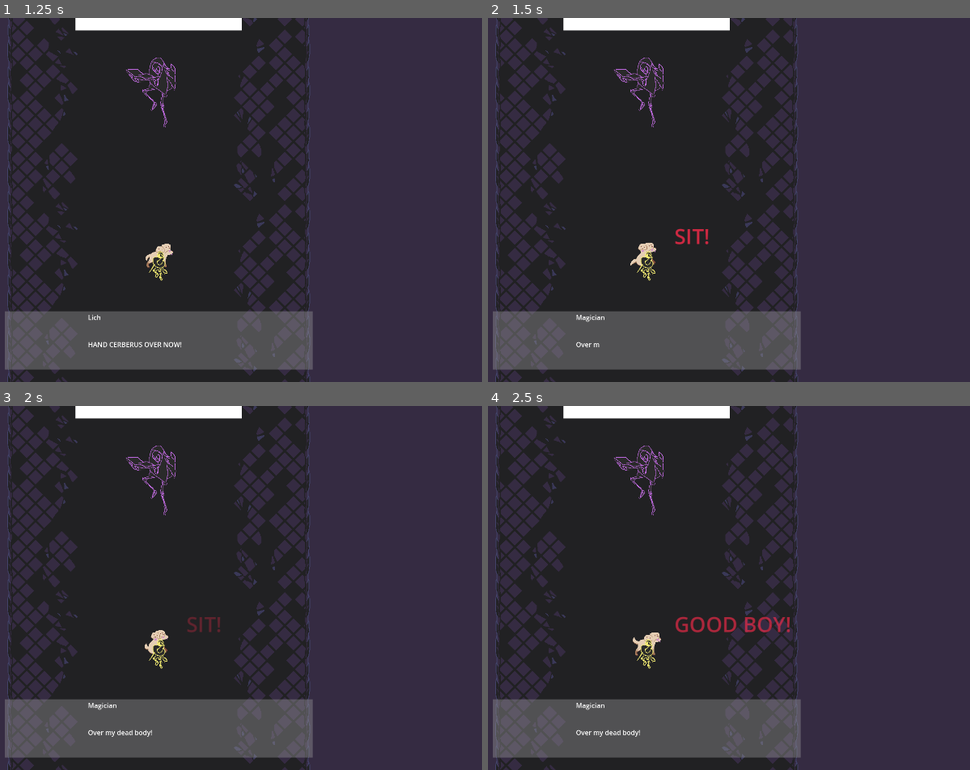
Above: before the commit, frames 1-4 (two rows, left to right).
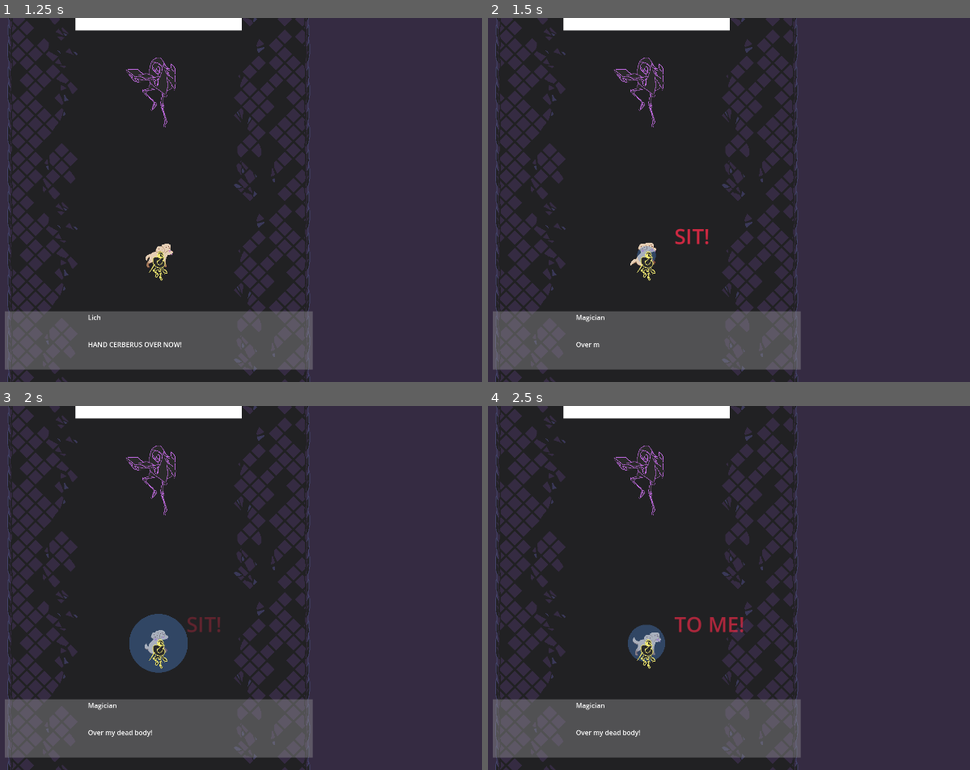
Above: after the commit, the same moments.

Repository: JeppeLindberg/toxic-terror
Game: Godot game, scene res://scenes/main.tscn
The game is run twice, just before and just after one commit, with the same random seed, the same clock (stepped at 60 frames per second) and the same inputs.
Inputs:
- Up to frame 1 (1.25 s): tap Enter (interact) at 0.5 s; hold D (move_right) from 0.53 s (still down); hold Shift (improve_accuracy) from 0.53 s (still down)
- Up to frame 2 (1.5 s): tap Space (sit) at 1.25 s; release D (move_right) at 1.28 s; release Shift (improve_accuracy) at 1.28 s; hold S (move_down) from 1.28 s (still down); tap Enter (interact) at 1.35 s
- Up to frame 3 (2 s): keep holding S (move_down)
- Up to frame 4 (2.5 s): release S (move_down) at 2.03 s; hold D (move_right) from 2.03 s (still down); tap Space (sit) at 2.1 s

Frame 1 is identical in both runs. In frame 2, 0.1% of the frame differs, in the area x 30-35%, y 62-68%; in frame 3, 1.4%, in the area x 26-39%, y 57-74%; in frame 4, 1.1%.

Commit message:
progress

Diff:
--- a/prefabs/good_boy.tscn
+++ b/prefabs/good_boy.tscn
@@ -13,6 +13,6 @@
 offset_right = 152.0
 offset_bottom = -38.0
 theme_override_font_sizes/font_size = 50
-text = "GOOD BOY!"
+text = "TO ME!"
 horizontal_alignment = 1
 vertical_alignment = 1
--- a/scenes/main.tscn
+++ b/scenes/main.tscn
@@ -25,9 +25,12 @@
 [ext_resource type="Script" uid="uid://d2nif65d6fvwf" path="res://scripts/ui.gd" id="17_dp3eg"]
 [ext_resource type="Script" uid="uid://c416j0e44w7a7" path="res://scripts/enemy_health.gd" id="17_muem4"]
 [ext_resource type="Script" uid="uid://d1toqyalpknij" path="res://scripts/dialog.gd" id="21_jscy8"]
+[ext_resource type="Texture2D" uid="uid://d27hxcau72sad" path="res://sprites/big_circle_player.png" id="21_tel4y"]
 [ext_resource type="Script" uid="uid://5jrj21aaky1v" path="res://scripts/richtext.gd" id="22_pm3ni"]
 [ext_resource type="Texture2D" uid="uid://c1x058ge8g0h6" path="res://sprites/dog_idle.png" id="22_vxglm"]
 [ext_resource type="Texture2D" uid="uid://btjuo4imics5n" path="res://sprites/dog_sit.png" id="23_2f3dj"]
+[ext_resource type="Texture2D" uid="uid://denayw2atxswm" path="res://sprites/big_circle.png" id="24_fv21b"]
+[ext_resource type="Script" uid="uid://dximhmyaq8in3" path="res://scripts/big_circle_sprite.gd" id="25_tel4y"]
 
 [sub_resource type="PhysicsMaterial" id="PhysicsMaterial_gqmmt"]
 friction = 0.0
@@ -278,6 +281,12 @@
 shape = SubResource("CircleShape2D_og1vs")
 disabled = true
 
+[node name="sprite" type="Sprite2D" parent="player/all_shield"]
+visible = false
+modulate = Color(0.294118, 0.501961, 0.792157, 0.388235)
+texture = ExtResource("21_tel4y")
+script = ExtResource("25_tel4y")
+
 [node name="dog" type="RigidBody2D" parent="." node_paths=PackedStringArray("sprite")]
 collision_layer = 5
 collision_mask = 4
@@ -310,6 +319,12 @@
 [node name="shield_collider" type="CollisionShape2D" parent="dog/shield"]
 shape = SubResource("CircleShape2D_jkv2x")
 disabled = true
+
+[node name="sprite" type="Sprite2D" parent="dog/shield"]
+self_modulate = Color(0.294118, 0.501961, 0.792157, 0.388235)
+scale = Vector2(0.1, 0.1)
+texture = ExtResource("24_fv21b")
+script = ExtResource("25_tel4y")
 
 [node name="bullets" type="Node2D" parent="."]
 
--- /dev/null
+++ b/scripts/big_circle_sprite.gd
@@ -0,0 +1,8 @@
+extends Sprite2D
+
+var target_radius_px = 100.0
+@export var size_x_px = 2000.0
+
+
+func _process(_delta: float) -> void:
+	scale = Vector2.ONE * 2.0/size_x_px * target_radius_px
--- a/scripts/shield.gd
+++ b/scripts/shield.gd
@@ -7,10 +7,12 @@
 @export var seconds_to_grow_to_max = 1.0
 
 @onready var shield_collider = get_node('shield_collider')
+@onready var sprite = get_node('sprite')
 
 
 func _ready() -> void:
 	max_size = shield_collider.shape.radius
+	shield_collider.shape.radius = 0
 
 
 func _process(delta: float) -> void:
@@ -27,6 +29,8 @@
 			shield_collider.shape.radius -= (1.0/seconds_to_grow_to_max) * max_size * delta
 
 	shield_collider.disabled = shield_collider.shape.radius == 0
+	sprite.target_radius_px = shield_collider.shape.radius
+	sprite.visible = shield_collider.shape.radius != 0
 
 
 
Not shown: 1 places in scenes/main.tscn that only renumber resources
Not shown, added: scripts/big_circle_sprite.gd.uid
Binary file added: sprites/big_circle.png
Not shown, added: sprites/big_circle.png.import
Binary file added: sprites/big_circle_player.png
Not shown, added: sprites/big_circle_player.png.import
